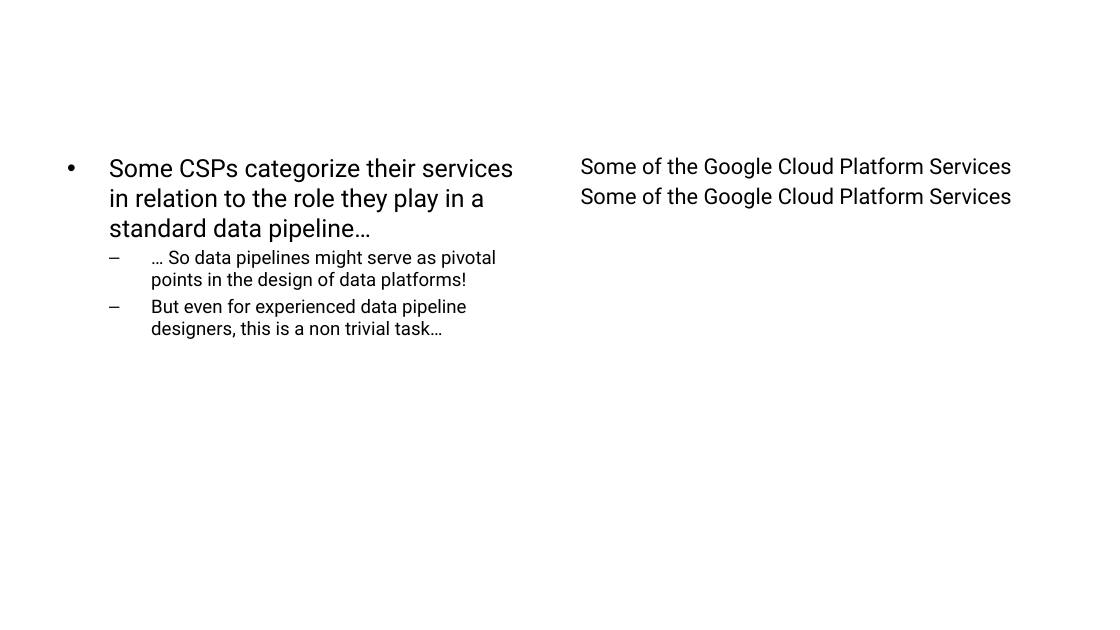
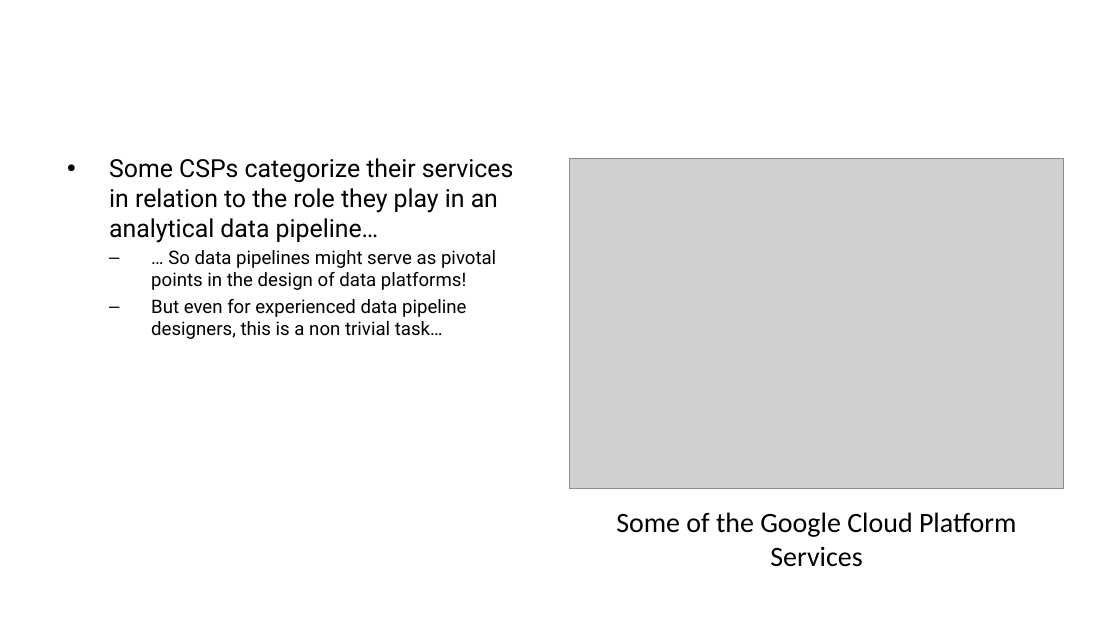
Before and after one commit to ManuelePasini/slides-markdown, a slide deck: slide 4 of dolap_2024_slides_2version.pptx. Drawn at 1120x630 pixels with LibreOffice and Linux fonts; fonts in the diff are those of the drawing; grey boxes stand for pictures. Boxes give left, top, right and bottom in pixels: in the first picture for what was removed or moved away, otherwise in the second. Text is boxed around its words. In the diff, an @@ line names an element or a change of style, - is before the commit and + after.

```diff
--- a/dolap_2024_slides_2version.pptx
+++ b/dolap_2024_slides_2version.pptx
@@ text at (109,158,514,243): text changed @@
-• Some CSPs categorize their services in relation to the role they play in a standard data pipeline…
+• Some CSPs categorize their services in relation to the role they play in an analytical data pipeline…
@@ picture added at (569,159,1064,488) @@
@@ text removed at (581,157,1011,209) @@
-Some of the Google Cloud Platform Services
-Some of the Google Cloud Platform Services
@@ text added at (616,512,1016,567), 18 pt, text #000000 @@
+Some of the Google Cloud Platform Services
```
Also in this commit, not shown: 4 other slides changed, 3 other files.
